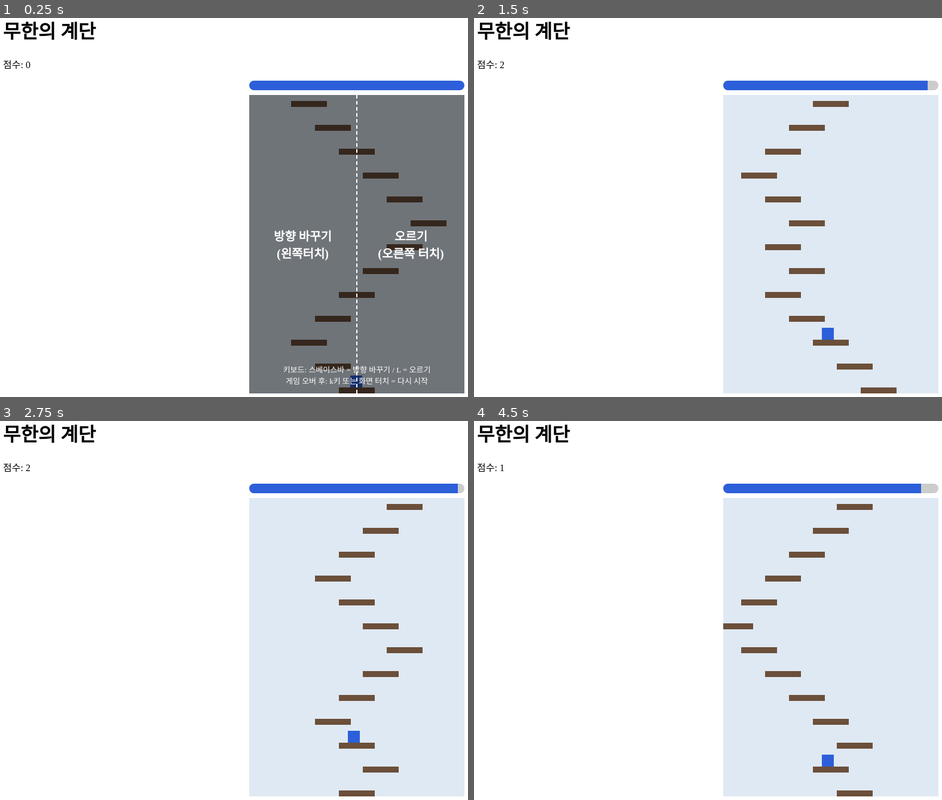
Above: before the commit, frames 1-4 (two rows, left to right).
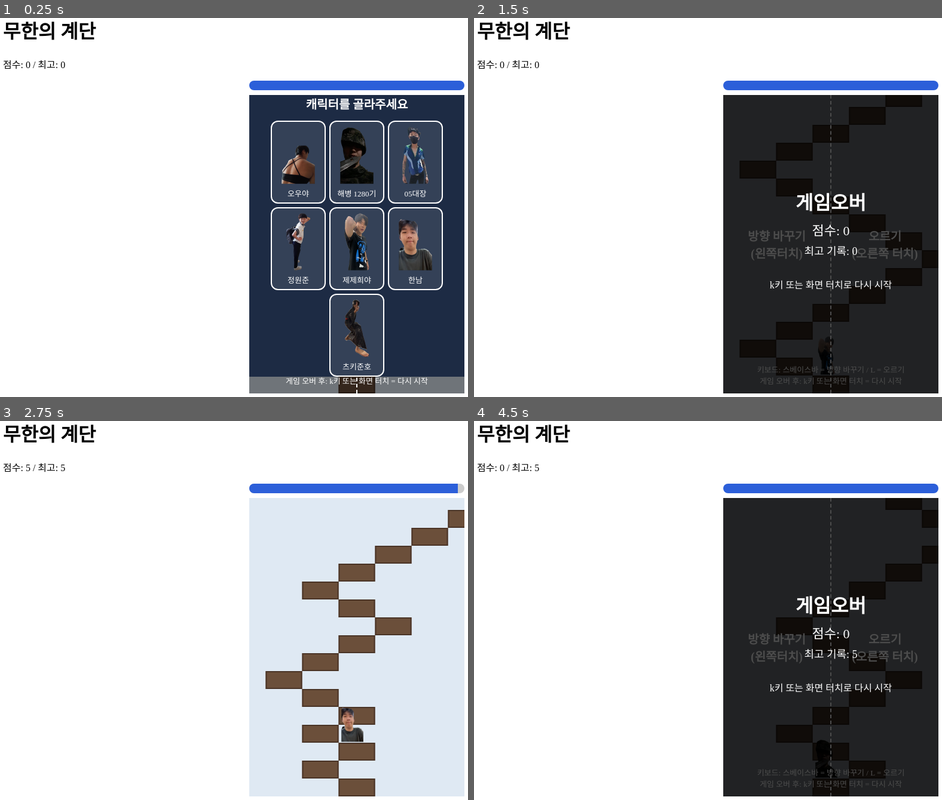
Above: after the commit, the same moments.

Repository: JiHyeonho0901/infinite-Stairs-game
Game: browser game, page index.html
Same seed, same stepped clock (60 frames per second), same inputs: the game is played once before the commit and once after it.
Inputs (mouse positions are in pixels of both pictures, inside the frame that each line leads up to; where the layout moved, square brackets give the same spot in the first picture):
- Up to frame 1 (0.25 s): no input
- Up to frame 2 (1.5 s): click (829, 245) at 0.27 s; click (829, 271) at 1.07 s; tap Space at 1.1 s; click (829, 249) at 1.27 s
- Up to frame 3 (2.75 s): tap Space at 1.6, 2.1, 2.6 s; click (313, 618) at 1.67 s; click "k키 또는 화면 터치로 다시 시작" at 1.77 s; click (355, 602) [355, 614] at 1.87 s; click (416, 652) at 2.02 s; click (397, 602) at 2.27 s; click (355, 500) [outside the picture] at 2.47 s; tap L at 2.52 s
- Up to frame 4 (4.5 s): click (862, 705) at 2.87 s; click (outside the picture) [853, 769] at 3.07 s; tap Space at 3.1, 3.6, 4.1 s; click (778, 720) at 3.47 s; tap K at 3.52 s; click (outside the picture) at 3.67 s; click (829, 587) at 4.07 s; click (867, 481) at 4.27 s

The runs differ from the first frame. In frame 1, 34% of the frame differs, in the area x 7-100%, y 11-100%; in frame 2, 36%; in frame 3, 6.7%; in frame 4, 36%, in the area x 5-100%, y 11-100%.

Commit message:
Add files via upload

Diff:
--- a/index.html
+++ b/index.html
@@ -1,22 +1,21 @@
 <!DOCTYPE html>
 <html lang = "ko">
 <head>
-    <metta charest="UTF-8">
-    <meta name="viewport" content="width=device-width, initial-scale=1.0">
+    <meta charest="UTF-8">
+    <meta name="viewport" content="width=device-width, initial-scale=1.0, maximum-scale=1.0, user-scalable=no">
     <title>무한의 계단</title>
     <link rel="stylesheet" href="style.css">
-    <meta name="viewport" content="width=device-width, initial-scale=1.0">
 </head>
 
 <body>
     <h1>무한의 계단</h1>
-    <p>점수: <span id="score">0</span></p>
+    <p class="score-line">점수: <span id="score">0</span> / 최고: <span id="best">0</span></p>
     <div id="gauge">
         <div id="gauge-bar"></div>
     </div>
     <div id="game">
         <div id="world"></div>
-        <div id="guide"s>
+        <div id="guide">
             <div class="guide-half">
                 <p>방향 바꾸기<br>(왼쪽터치)</p>
             </div>
@@ -30,7 +29,13 @@
         <div id="gameover">
             <p id="gameover-title">게임 오버</p>
             <p id="gameover-score"></p>
+            <p id="gameover-best"></p>
             <p>k키 또는 화면 터치로 다시 시작</p>
+        </div>
+
+        <div id="select">
+            <p id="select-title">캐릭터를 골라주세요</p>
+            <div id="select-list"></div>
         </div>
     </div>
 
--- a/script.js
+++ b/script.js
@@ -1,8 +1,11 @@
 let score=0;
 const scoreText=document.getElementById("score");
 const MIN_X=0;
-const MAX_X=600;
-const START_X=320;
+const MAX_X=610;
+const START_X=305;
+const STAIR_W=61;
+const STAIR_H=30;
+const PLAYER_W=56;
 
 const game=document.getElementById("game");
 const world=document.getElementById("world");
@@ -30,14 +33,14 @@
     }
 
     if (dir === "right") {
-        pos=pos+40;
+        pos=pos+STAIR_W;
     } else{
-        pos=pos-40;
+        pos=pos-STAIR_W;
     }
 
     directions.push(dir);
     stairX.push(pos);
-    drawStair(pos,directions.length*40);
+    drawStair(pos,directions.length*STAIR_H);
 }
 
 for (let i=0; i<20; i++) {
@@ -47,6 +50,8 @@
 function drawStair(left, bottom) {
     const stair = document.createElement("div");
     stair.className= "stair";
+    stair.style.width=STAIR_W+"px";
+    stair.style.height=STAIR_H+"px";
     stair.style.left= left+"px";
     stair.style.bottom= bottom+"px";
     world.appendChild(stair);
@@ -54,17 +59,17 @@
 
 
 
-const player= document.createElement("div");
+const player= document.createElement("img");
 player.className="player";
-player.style.left=(START_X+19)+"px";
-player.style.bottom="10px";
+player.style.left=(START_X+(STAIR_W-PLAYER_W)/2)+"px";
+player.style.bottom=STAIR_H+"px";
 world.appendChild(player);
 
 let current=0;
 
 function moveCamera() {
-    const dx = game.clientWidth / 2- (stairX[current]+30);
-    const dy = Math.max(0, current-2)*40;
+    const dx = game.clientWidth / 2- (stairX[current]+STAIR_W/2);
+    const dy = Math.max(0, current-2)*STAIR_H;
     world.style.transform="translate("+dx+"px, "+ dy + "px)";
 }
 
@@ -73,8 +78,9 @@
         return;
     }
     current=current+1;
-    player.style.left=(stairX[current]+15)+"px";
-    player.style.bottom=(current*40+10)+"px";
+    playSound(climbSound);
+    player.style.left=(stairX[current]+(STAIR_W-PLAYER_W)/2)+"px";
+    player.style.bottom=((current+1)*STAIR_H)+"px";
     moveCamera();
 
     while (directions.length - current<20) {
@@ -86,7 +92,7 @@
 let gameOver= false;
 
 function step(button) {
-    if (gameOver || current >= directions.length){
+    if (selected === false || gameOver || current >= directions.length){
         return;
     }
 
@@ -113,8 +119,15 @@
     gaugeBar.style.width=gauge+"%";
 
     facing = nextDir;
+    updateFacing();
     score=score+1;
     scoreText.textContent=score;
+
+    if(score>best) {
+        best = score;
+        bestText.textContent = best;
+        saveBest(best);
+    }
     moveUp();
 }
 
@@ -202,7 +215,14 @@
     gameOverTime=Date.now();
     gameoverTitle.textContent=message;
     gameoverScore.textContent="점수: "+score;
+
+    if (score>startBest) {
+        gameoverBest.textContent = "새 기록 갱신!";
+    } else {
+        gameoverBest.textContent="최고 기록: "+best;
+    }
     gameoverBox.style.display="flex";
+    playSound(gameoverSound);
 }
 
 function tryRestart() {
@@ -215,4 +235,89 @@
     tryRestart();
 });
 
+const climbSound = new Audio("climb.mp3");
+const gameoverSound = new Audio("gameover.mp3");
+
+function playSound(sound) {
+    sound.currentTime=0;
+    sound.play();
+}
+
+document.addEventListener("gesturestart", function(event) {
+    event.preventDefault();
+});
+
+const bestText = document.getElementById("best");
+const gameoverBest = document.getElementById("gameover-best");
+
+function loadBest() {
+    try {
+        return Number(localStorage.getItem("bestScore")) || 0;
+    } catch (error) {
+        return 0;
+    }
+}
+
+function saveBest(value) {
+    try{
+        localStorage.setItem("bestScore", value);
+    } catch (error) {
+
+    }
+}
+
+let best = loadBest();
+const startBest = best;
+bestText.textContent = best;
+
+const CHARACTERS = [
+    { name: "오우야", image: "char1.png" },
+    { name: "해병 1280기", image: "char2.png" },
+    { name: "05대장", image: "char3.png" },
+    { name: "정원준", image: "char4.png" },
+    { name: "제제희야", image: "char5.png" },
+    { name: "한남", image: "char6.png" },
+    { name: "츠키준호", image: "char7.png" }
+];
+
+let selected = false;
+const selectBox = document.getElementById("select");
+const selectList = document.getElementById("select-list");
+
+function chooseChracter(character) {
+    player.src = character.image;
+    selected = true;
+    selectBox.style.display = "none";
+}
+
+function updateFacing() {
+    if (facing === "left") {
+        player.style.transform = "scaleX(-1)";
+    } else {
+        player.style.transform = "scale(1)";
+    }
+}
+
+for(let i=0; i<CHARACTERS.length; i++) {
+    const character = CHARACTERS[i];
+
+    const card = document.createElement("div");
+    card.className = "select-card";
+
+    const img = document.createElement("img");
+    img.src = character.image;
+
+    const label = document.createElement("p");
+    label.textContent = character.name;
+
+    card.appendChild(img);
+    card.appendChild(label);
+
+    card.addEventListener("click", function() {
+        chooseChracter(character);
+    });
+
+    selectList.appendChild(card);
+}
+
 moveCamera();
--- a/style.css
+++ b/style.css
@@ -1,3 +1,7 @@
+* {
+    touch-action: manipulation;
+}
+
 #game {
     position: relative;
     width: 360px;
@@ -6,8 +10,10 @@
     background-color: #dfe9f3;
     margin: 0 auto 16px;
     overflow: hidden;
-    touch-action: manipulation;
+    touch-action: none;
     user-select: none;
+    -webkit-user-select: none;
+    -webkit-touch-callout: none;
 }
 
 #gauge {
@@ -28,16 +34,16 @@
 
 .stair {
     position: absolute;
-    width: 60px;
-    height: 10px;
     background-color: #6b4f3a;
+    box-sizing: border-box;
+    border: 2px solid #4a3426;
 }
 
 .player{
     position: absolute;
-    width: 20px;
-    height: 20px;
-    background-color: #2c5fd9;
+    width: 40px;
+    height: auto;
+    z-index: 10;
 }
 
 #world {
@@ -85,6 +91,7 @@
   #gameover {
     position: absolute;
     top:0;
+    left:0;
     width:100%;
     height:100%;
     display:none;
@@ -104,5 +111,109 @@
 
   #gameover-score {
     font-size: 22px;
-    margin:0 0 16px;
-  }
+    margin:0 0 6px;
+  }
+
+  #gameover-best {
+    font-size: 18px;
+    margin: 0 0 16px;
+  }
+
+  @media (max-width: 600px) {
+    body {
+        margin: 0;
+        overflow: hidden;
+    }
+
+    h1 {
+        display: none;
+    }
+
+    #game {
+        position: fixed;
+        top: 0;
+        left: 0;
+        width: 100%;
+        max-width: none;
+        height: 100vh;
+        height: 100dvh;
+        margin: 0;
+        z-index: 1;
+    }
+
+    #gauge {
+        position: fixed;
+        top: 12px;
+        left: 12px;
+        right: 12px;
+        width: auto;
+        max-width: none;
+        margin: 0;
+        z-index: 10;
+        pointer-events: none;
+    }
+
+    .score-line {
+        position: fixed;
+        top: 36px;
+        left: 12px;
+        margin: 0;
+        padding: 2px 12px;
+        background-color: rgba(255, 255, 255, 0.85);
+        border-radius: 12px;
+        font-size: 18px;
+        font-weight: bold;
+        z-index: 10;
+        pointer-events: none;
+    }
+}
+
+#select {
+  position: absolute;
+  top: 0;
+  left: 0;
+  width: 100;
+  height: 100;
+  display: flex;
+  flex-direction: column;
+  align-items: center;
+  justify-content: center;
+  background-color: #1d2b44;
+  color: white;
+  text-align: center;
+}
+
+#select-title {
+  font-size: 20px;
+  font-weight: bold;
+  margin: 0 0 14px;
+}
+
+#select-list {
+  display: flex;
+  flex-wrap: wrap;
+  justify-content: center;
+  gap: 6px;
+  padding: 0 12px;
+}
+
+.select-card {
+  width: 76px;
+  padding: 6px;
+  border: 2px solid white;
+  border-radius: 12px;
+  background-color: rgba(255, 255, 255, 0.1);
+  cursor: pointer;
+}
+
+.select-card img {
+  display: block;
+  width: 100%;
+  height: 100px;
+  object-fit: contain;
+}
+
+.select-card p {
+  margin: 4px 0 0;
+  font-size: 13px;
+}
Binary file added: char1.png
Binary file added: char2.png
Binary file added: char3.png
Binary file added: char4.png
Binary file added: char5.png
Binary file added: char6.png
Binary file added: char7.png
